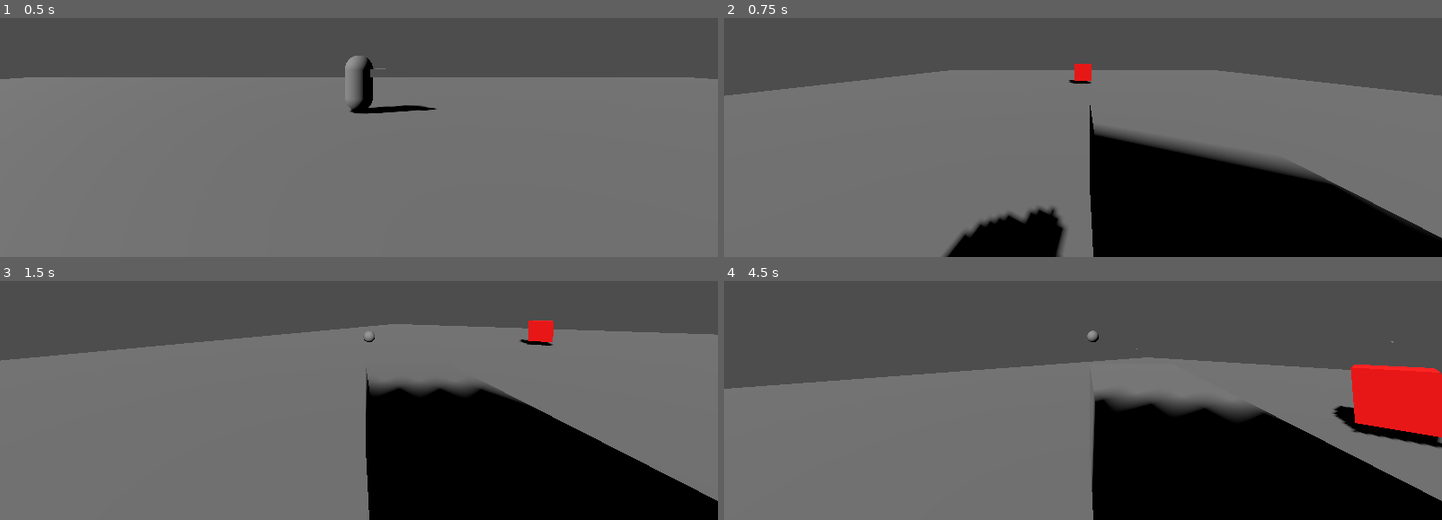
Above: before the commit, frames 1-4 (two rows, left to right).
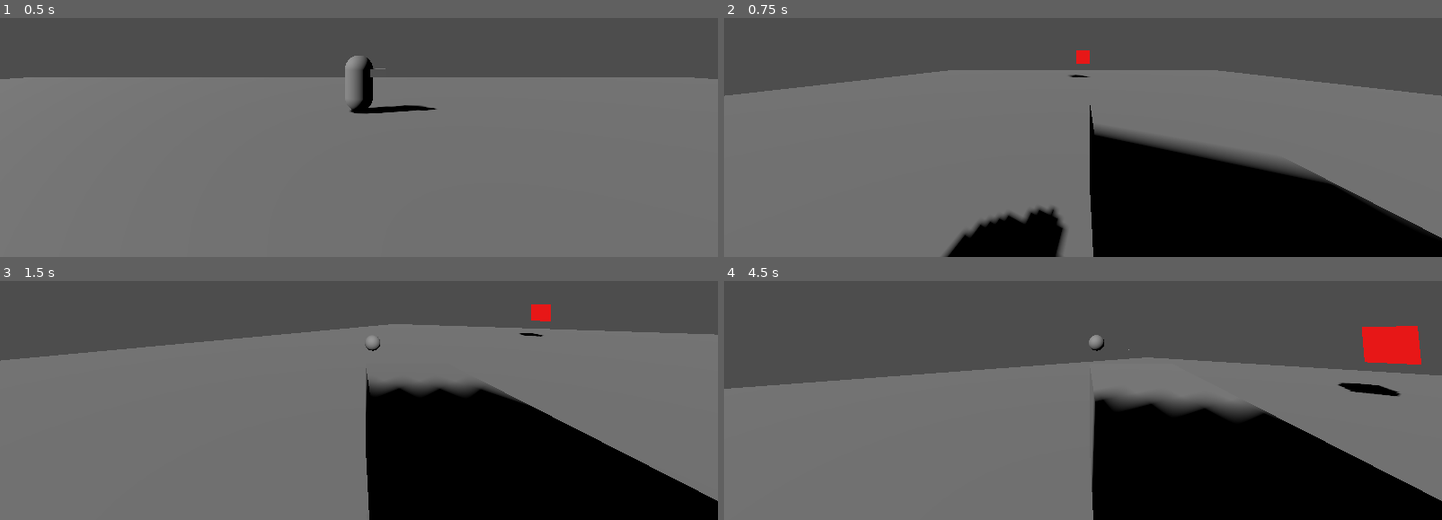
Above: after the commit, the same moments.

Repository: dama33/New-Game-Project
Game: Godot game, scene res://level.tscn
Same seed, same stepped clock (60 frames per second), same inputs: the game is played once before the commit and once after it.
Inputs (mouse positions are in pixels of both pictures, inside the frame that each line leads up to):
- Up to frame 1 (0.5 s): no input
- Up to frame 2 (0.75 s): tap Enter at 0.5 s; move the mouse to (1118, 53) at 0.52 s; hold D (right) from 0.53 s (still down); right-click (1118, 53) at 0.6 s
- Up to frame 3 (1.5 s): tap Space at 1.25 s; move the mouse to (323, 319) at 1.27 s; release D (right) at 1.28 s; hold A (left) from 1.28 s (still down); click (323, 319) at 1.35 s
- Up to frame 4 (4.5 s): tap Enter at 2 s; move the mouse to (1097, 312) at 2.02 s; release A (left) at 2.03 s; hold D (right) 2.03-3.53 s; right-click (1097, 312) at 2.1 s; move the mouse to (1075, 324) at 2.77 s; click (1075, 324) at 2.85 s; move the mouse to (1133, 324) at 3.52 s; hold A (left) from 3.53 s (still down); right-click (1133, 324) at 3.6 s; tap Space at 4.25 s; move the mouse to (1025, 314) at 4.27 s; click (1025, 314) at 4.35 s

Frame 1 is identical in both runs. In frame 2, 0.3% of the frame differs, in the area x 48-52%, y 13-28%; in frame 3, 0.6%; in frame 4, 5.4%, in the area x 50-100%, y 18-70%.

Commit message:
added hurtbox and bullet interaction

Diff:
--- /dev/null
+++ b/Attack.gd
@@ -0,0 +1,6 @@
+class_name Attack
+
+var damage: int
+
+func _init(d: int) -> void:
+	damage = d
--- /dev/null
+++ b/block.tscn
@@ -0,0 +1,32 @@
+[gd_scene load_steps=6 format=3 uid="uid://7bumajleonjm"]
+
+[ext_resource type="PackedScene" uid="uid://d3obgfkpqxsqd" path="res://components/health_component.tscn" id="2_mk58r"]
+[ext_resource type="PackedScene" uid="uid://d036qgb15y0tm" path="res://components/hurtbox_component.tscn" id="3_e2bb5"]
+
+[sub_resource type="BoxShape3D" id="BoxShape3D_u52ul"]
+
+[sub_resource type="StandardMaterial3D" id="StandardMaterial3D_vonw3"]
+albedo_color = Color(1, 0, 0, 1)
+
+[sub_resource type="BoxMesh" id="BoxMesh_oi3di"]
+material = SubResource("StandardMaterial3D_vonw3")
+
+[node name="Block" type="Node3D"]
+
+[node name="Collision" type="StaticBody3D" parent="."]
+
+[node name="CollisionShape3D" type="CollisionShape3D" parent="Collision"]
+shape = SubResource("BoxShape3D_u52ul")
+disabled = true
+
+[node name="HealthComponent" parent="." instance=ExtResource("2_mk58r")]
+
+[node name="HurtboxComponent" parent="." node_paths=PackedStringArray("health_component") instance=ExtResource("3_e2bb5")]
+health_component = NodePath("../HealthComponent")
+
+[node name="CollisionShape3D" type="CollisionShape3D" parent="HurtboxComponent"]
+shape = SubResource("BoxShape3D_u52ul")
+
+[node name="Mesh" type="MeshInstance3D" parent="."]
+mesh = SubResource("BoxMesh_oi3di")
+skeleton = NodePath("../Collision")
--- a/bullet.gd
+++ b/bullet.gd
@@ -1,11 +1,12 @@
-extends Node3D
-var velocity
-var speed = 30
+extends Area3D
+class_name Bullet
+var speed = 20
+var attack = Attack.new(1)
 
-func _physics_process(delta: float) -> void:
 
+func _physics_process(delta: float):
 	position += transform.basis * Vector3(0,0, -speed) * delta
 
 
-func _on_timer_timeout() -> void:
+func _on_timer_timeout():
 	queue_free()
--- a/bullet.tscn
+++ b/bullet.tscn
@@ -1,10 +1,13 @@
-[gd_scene load_steps=3 format=3 uid="uid://ccewi3bs3bd2j"]
+[gd_scene load_steps=4 format=3 uid="uid://ccewi3bs3bd2j"]
 
 [ext_resource type="Script" uid="uid://dgigddavpj3qy" path="res://bullet.gd" id="1_v7oki"]
 
 [sub_resource type="SphereMesh" id="SphereMesh_v7oki"]
 
-[node name="Bullet" type="Node3D"]
+[sub_resource type="SphereShape3D" id="SphereShape3D_v7oki"]
+radius = 0.211089
+
+[node name="Bullet" type="Area3D"]
 script = ExtResource("1_v7oki")
 
 [node name="MeshInstance3D" type="MeshInstance3D" parent="."]
@@ -18,4 +21,7 @@
 one_shot = true
 autostart = true
 
+[node name="CollisionShape3D" type="CollisionShape3D" parent="."]
+shape = SubResource("SphereShape3D_v7oki")
+
 [connection signal="timeout" from="Timer" to="." method="_on_timer_timeout"]
--- /dev/null
+++ b/components/health_component.gd
@@ -0,0 +1,15 @@
+extends Node3D
+class_name HealthComponent
+
+@export var MAX_HEALTH: int = 5
+var health: int
+
+func _ready():
+	health = MAX_HEALTH
+
+func damage(attack: Attack):
+	print("took damage")
+	health-= attack.damage
+	if health<=0:
+		print("dead")
+		get_parent().queue_free()
--- /dev/null
+++ b/components/health_component.tscn
@@ -0,0 +1,6 @@
+[gd_scene load_steps=2 format=3 uid="uid://d3obgfkpqxsqd"]
+
+[ext_resource type="Script" uid="uid://dtqjoscamhgfv" path="res://components/health_component.gd" id="1_n21r7"]
+
+[node name="HealthComponent" type="Node3D"]
+script = ExtResource("1_n21r7")
--- /dev/null
+++ b/components/hurtbox_component.gd
@@ -0,0 +1,15 @@
+extends Node3D
+class_name HurtboxComponent
+
+@export var health_component:HealthComponent
+
+func get_hit(attack: Attack):
+	if health_component:
+		health_component.damage(attack)
+
+func _on_area_entered(area: Area3D) -> void:
+	print("ok")
+	if area is Bullet:
+		print("ok2")
+		var bullet: Bullet = area
+		get_hit(bullet.attack)
--- /dev/null
+++ b/components/hurtbox_component.tscn
@@ -0,0 +1,8 @@
+[gd_scene load_steps=2 format=3 uid="uid://d036qgb15y0tm"]
+
+[ext_resource type="Script" uid="uid://2r3m2jbolk7a" path="res://components/hurtbox_component.gd" id="1_f5427"]
+
+[node name="HurtboxComponent" type="Area3D"]
+script = ExtResource("1_f5427")
+
+[connection signal="area_entered" from="." to="." method="_on_area_entered"]
--- a/level.tscn
+++ b/level.tscn
@@ -1,7 +1,7 @@
-[gd_scene load_steps=8 format=3 uid="uid://bkldbtyq531v2"]
+[gd_scene load_steps=5 format=3 uid="uid://bkldbtyq531v2"]
 
 [ext_resource type="PackedScene" uid="uid://dnsvq2ljshwsf" path="res://player.tscn" id="1_u52ul"]
-[ext_resource type="Script" uid="uid://b68uwuxyci4if" path="res://block.gd" id="2_vonw3"]
+[ext_resource type="PackedScene" uid="uid://7bumajleonjm" path="res://block.tscn" id="2_vonw3"]
 
 [sub_resource type="BoxMesh" id="BoxMesh_vonw3"]
 size = Vector3(30, 2, 60)
@@ -9,23 +9,14 @@
 [sub_resource type="BoxShape3D" id="BoxShape3D_oi3di"]
 size = Vector3(30, 2, 60)
 
-[sub_resource type="BoxShape3D" id="BoxShape3D_u52ul"]
-
-[sub_resource type="StandardMaterial3D" id="StandardMaterial3D_vonw3"]
-albedo_color = Color(1, 0, 0, 1)
-
-[sub_resource type="BoxMesh" id="BoxMesh_oi3di"]
-material = SubResource("StandardMaterial3D_vonw3")
-
 [node name="Level" type="Node3D"]
 
 [node name="DirectionalLight3D" type="DirectionalLight3D" parent="."]
 transform = Transform3D(-0.866025, -0.433013, 0.25, 0.493818, -0.662346, 0.563419, -0.078381, 0.61139, 0.787438, -0.0103626, 13.68, 5.755)
 shadow_enabled = true
 
-[node name="Node3D" parent="." node_paths=PackedStringArray("first_person_camera") instance=ExtResource("1_u52ul")]
+[node name="Player" parent="." instance=ExtResource("1_u52ul")]
 transform = Transform3D(1, 0, 0, 0, 1, 0, 0, 0, 1, 0, 1.0053, 0)
-first_person_camera = NodePath("Pivot/FirstPersonCamera")
 
 [node name="Floor" type="StaticBody3D" parent="."]
 transform = Transform3D(1, 0, 0, 0, 1, 0, 0, 0, 1, 0, -1, 0)
@@ -37,12 +28,5 @@
 [node name="CollisionShape3D" type="CollisionShape3D" parent="Floor"]
 shape = SubResource("BoxShape3D_oi3di")
 
-[node name="Block" type="StaticBody3D" parent="."]
-transform = Transform3D(1, 0, 0, 0, 1, 0, 0, 0, 1, 0, 0.672931, -16.5937)
-script = ExtResource("2_vonw3")
-
-[node name="CollisionShape3D" type="CollisionShape3D" parent="Block"]
-shape = SubResource("BoxShape3D_u52ul")
-
-[node name="MeshInstance3D" type="MeshInstance3D" parent="Block"]
-mesh = SubResource("BoxMesh_oi3di")
+[node name="Block" parent="." instance=ExtResource("2_vonw3")]
+transform = Transform3D(1, 0, 0, 0, 1, 0, 0, 0, 1, 0, 1.54453, -20.6511)
--- a/player.gd
+++ b/player.gd
@@ -22,7 +22,7 @@
 	velocity.z = inputDirection.z * speed * delta
 	move_and_slide()
 
-func _process(delta: float) -> void:
+func _process(_delta: float) -> void:
 	if Input.is_action_just_pressed("change_camera"):
 		if is_first_person:
 			level_camera.current = true
--- a/player.tscn
+++ b/player.tscn
@@ -9,8 +9,9 @@
 
 [sub_resource type="CapsuleMesh" id="CapsuleMesh_sh265"]
 
-[node name="Node3D" type="CharacterBody3D" node_paths=PackedStringArray("level_camera", "pivot", "bulletSpawner")]
+[node name="Node3D" type="CharacterBody3D" node_paths=PackedStringArray("first_person_camera", "level_camera", "pivot", "bulletSpawner")]
 script = ExtResource("1_4flbx")
+first_person_camera = NodePath("Pivot/FirstPersonCamera")
 level_camera = NodePath("LevelCamera")
 pivot = NodePath("Pivot")
 bulletSpawner = NodePath("Pivot/Arm/BulletSpawner")
Not shown, added: Attack.gd.uid
Not shown, added: components/health_component.gd.uid
Not shown, added: components/hurtbox_component.gd.uid
Not shown, changed: .gitignore
